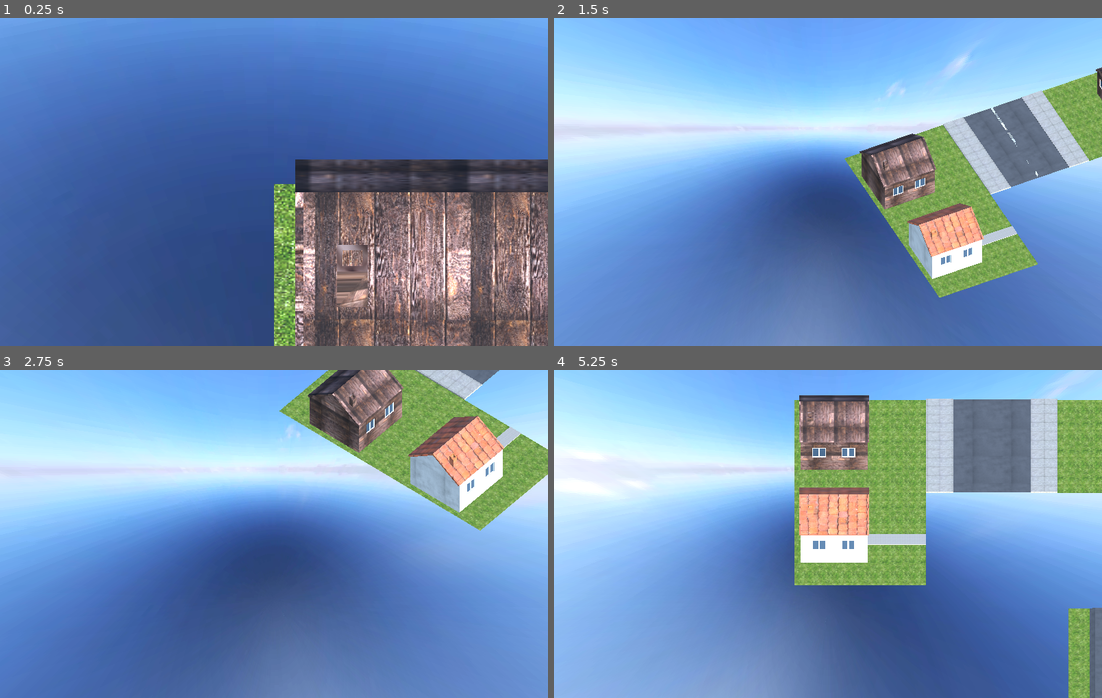
Above: before the commit, frames 1-4 (two rows, left to right).
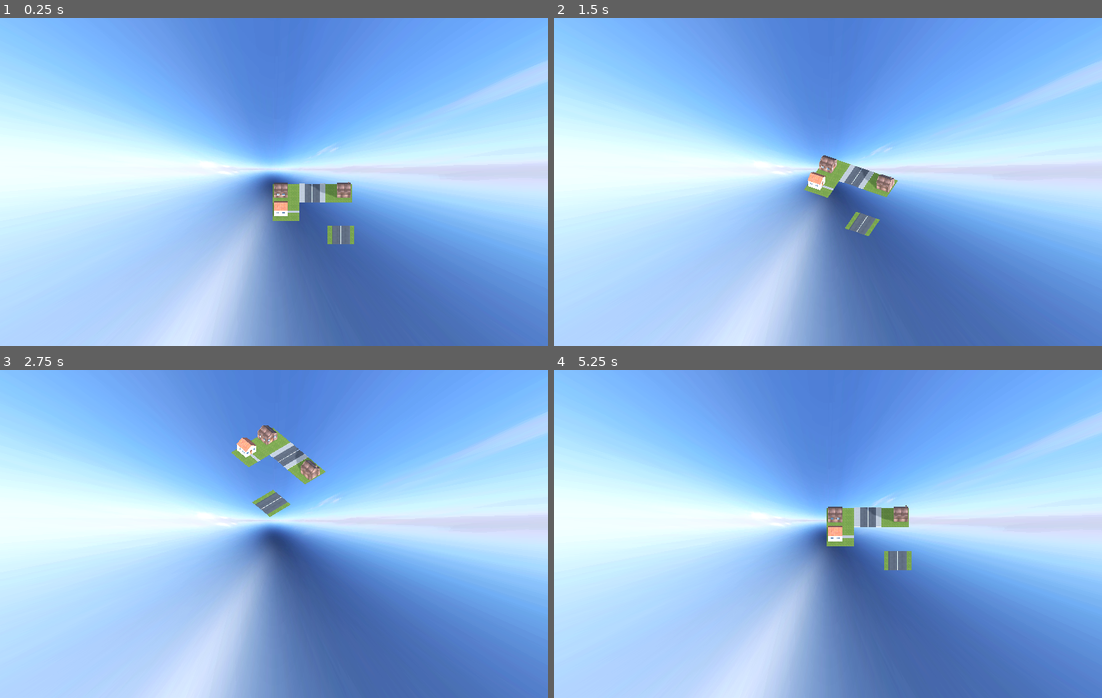
Above: after the commit, the same moments.

Repository: JakubOlejnik2007/Klimatopolis
Game: Godot game, scene res://main.tscn
The game is run twice, just before and just after one commit, with the same random seed, the same clock (stepped at 60 frames per second) and the same inputs.
Inputs (mouse positions are in pixels of both pictures, inside the frame that each line leads up to):
- Up to frame 1 (0.25 s): no input
- Up to frame 2 (1.5 s): tap Enter at 0.5 s; move the mouse to (948, 165) at 0.52 s; hold Right (ui_right) 0.53-1.28 s; tap Mouse wheel up (zoom_in) at 0.6 s; move the mouse to (718, 198) at 1.27 s; hold S from 1.28 s (still down); tap Mouse wheel down (zoom_out) at 1.35 s
- Up to frame 3 (2.75 s): move the mouse to (328, 461) at 2.02 s; release S at 2.03 s; hold Right (ui_right) from 2.03 s (still down); tap Mouse wheel up (zoom_in) at 2.1 s
- Up to frame 4 (5.25 s): move the mouse to (800, 599) at 2.77 s; release Right (ui_right) at 2.78 s; hold W 2.78-3.53 s; tap Mouse wheel down (zoom_out) at 2.85, 4.35 s; move the mouse to (992, 583) at 3.52 s; hold Left (ui_left) 3.53-5.03 s; tap Mouse wheel up (zoom_in) at 3.6, 5.1 s; move the mouse to (663, 484) at 4.27 s; move the mouse to (855, 534) at 5.02 s; hold S from 5.03 s (still down)

The runs differ from the first frame. In frame 1, 93% of the frame differs, in the area x 0-100%, y 0-100%; in frame 2, 76%; in frame 3, 76%; in frame 4, 95%.

Commit message:
Fixed camera movement

Diff:
--- a/World.gd
+++ b/World.gd
@@ -10,6 +10,7 @@
 func _ready():
 	DisplayServer.window_set_mode(DisplayServer.WINDOW_MODE_FULLSCREEN)
 	_update_viewport_resolution()
+	$CameraPivot/SkyCamera.size = 25
 	get_tree().get_root().set_size(viewport_resolution)
 
 
@@ -33,9 +34,9 @@
 		$CameraPivot.translate(-forward.cross(Vector3.UP).normalized() * navigation_speed / 1.5 * -1)
 
 	if Input.is_action_pressed("ui_left"):
-		$CameraPivot.rotate_y(rotation_speed)
+		$Pivot.rotate_y(rotation_speed)
 	if Input.is_action_pressed("ui_right"):
-		$CameraPivot.rotate_y(-rotation_speed)
+		$Pivot.rotate_y(-rotation_speed)
 
 func _input(event):
 	if Input.is_action_just_pressed("zoom_in"):
@@ -46,7 +47,7 @@
 
 func _adjust_camera_size(delta):
 	var new_size = clamp($CameraPivot/SkyCamera.size + delta, 5, 100)
-	if new_size != $CameraPivot/SkyCamera.size:
+	if new_size != $CameraPivot/SkyCamera.size and new_size < 34:
 		$CameraPivot/SkyCamera.size = new_size
 		navigation_speed = new_size / 100.0
-		print("Navigation Speed: ", navigation_speed)
+		print("Navigation Speed: ", $CameraPivot/SkyCamera.size)
--- a/main.tscn
+++ b/main.tscn
@@ -35,26 +35,25 @@
 [node name="World" type="Node3D"]
 script = ExtResource("1_hk8vn")
 
-[node name="house1" parent="." instance=ExtResource("1_km5l0")]
+[node name="Pivot" type="Node3D" parent="."]
+
+[node name="house1" parent="Pivot" instance=ExtResource("1_km5l0")]
 transform = Transform3D(1, 0, 0, 0, 1, 0, 0, 0, 1, 1, 1, 1)
 
-[node name="house2" parent="." instance=ExtResource("1_km5l0")]
+[node name="house2" parent="Pivot" instance=ExtResource("1_km5l0")]
 transform = Transform3D(-1, 0, 8.74228e-08, 0, 1, 0, -8.74228e-08, 0, -1, 5, 1, 1)
 
-[node name="house3" parent="." instance=ExtResource("3_04eca")]
+[node name="house3" parent="Pivot" instance=ExtResource("3_04eca")]
 transform = Transform3D(1, 0, 0, 0, 1, 0, 0, 0, 1, 1, 1, 5)
 
-[node name="road1" parent="." instance=ExtResource("5_c6nle")]
+[node name="road1" parent="Pivot" instance=ExtResource("5_c6nle")]
 transform = Transform3D(1, 0, 0, 0, 1, 0, 0, 0, 1, 3.16201, 0, 4.49625)
 
-[node name="road2" parent="." instance=ExtResource("6_abcer")]
+[node name="road2" parent="Pivot" instance=ExtResource("6_abcer")]
 transform = Transform3D(1, 0, 0, 0, 1, 0, 0, 0, 1, 1, 1, 3)
 
-[node name="WorldEnvironment" type="WorldEnvironment" parent="."]
-environment = SubResource("Environment_3cury")
-
-[node name="DirectionalLight3D" type="DirectionalLight3D" parent="."]
-transform = Transform3D(0.219576, -0.446521, 0.867413, 0.488435, 0.819972, 0.298458, -0.844522, 0.35814, 0.398143, 0, 0, 7.079)
+[node name="DirectionalLight3D" type="DirectionalLight3D" parent="Pivot"]
+transform = Transform3D(0.219576, -0.446521, 0.867413, 0.488435, 0.819972, 0.298458, -0.844522, 0.358141, 0.398143, 0, 0, 7.079)
 light_energy = 1.757
 light_indirect_energy = 16.0
 light_bake_mode = 1
@@ -63,11 +62,18 @@
 shadow_opacity = 0.68
 shadow_blur = 1.757
 
+[node name="WorldEnvironment" type="WorldEnvironment" parent="."]
+environment = SubResource("Environment_3cury")
+
 [node name="CameraPivot" type="Node3D" parent="."]
+transform = Transform3D(1, 0, 0, 0, 1, 0, 0, 0, 1, 0.0808182, 0, -0.19178)
 
 [node name="SkyCamera" type="Camera3D" parent="CameraPivot"]
-transform = Transform3D(1, 0, 0, 0, 0.707107, 0.707107, 0, -0.707107, 0.707107, 0, 75, 75)
+transform = Transform3D(1, 0, 0, 0, 0.707107, 0.707107, 0, -0.707107, 0.707107, 0, 12.5518, 12.5518)
 projection = 1
+size = 19.757
+near = 0.001
+far = 57.21
 
 [node name="Origin" type="MeshInstance3D" parent="CameraPivot"]
 transform = Transform3D(0.707107, 0, 0.707107, 0, 1, 0, -0.707107, 0, 0.707107, 0, 0, 0)
